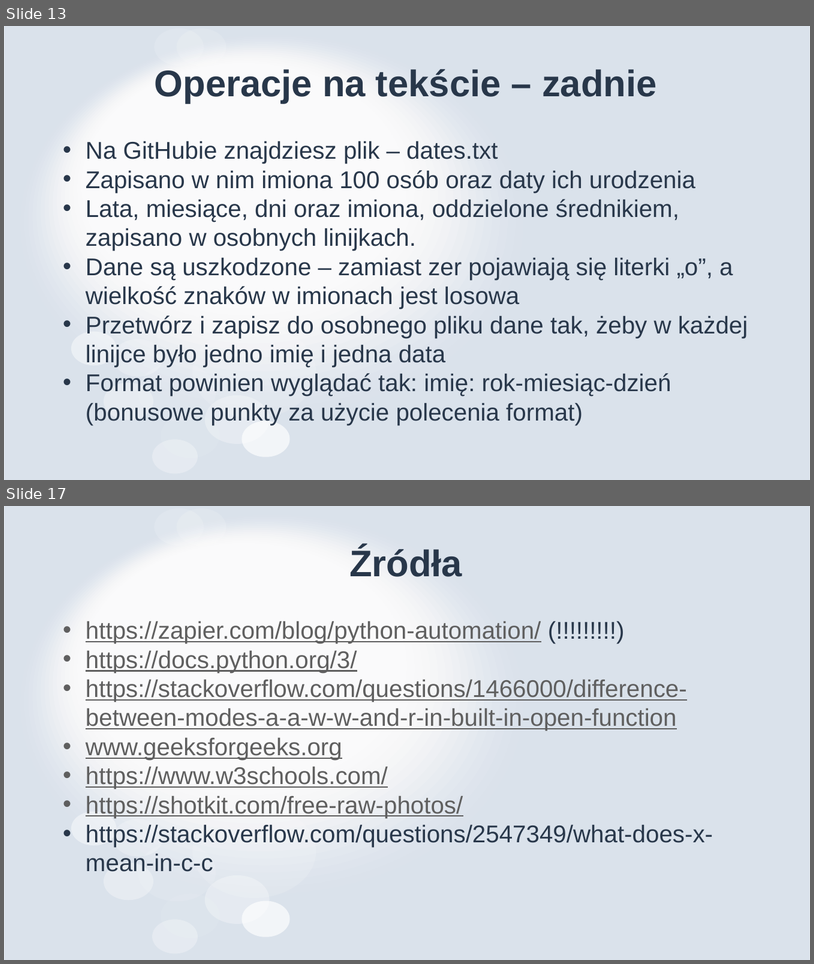
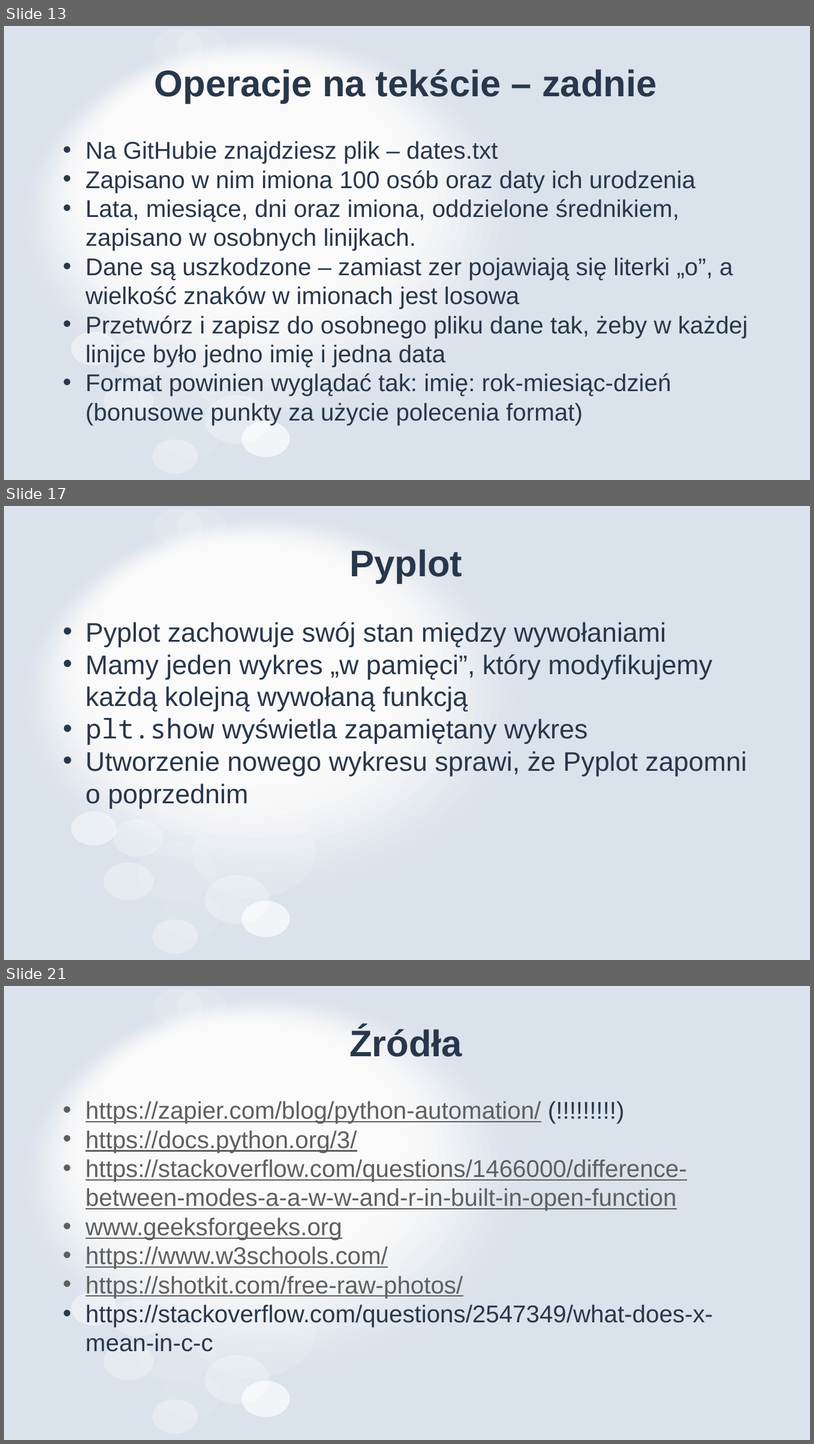
Before and after one commit to MikoStoro/ETI_Academy_python, a slide deck: EverydayPython/EverydayPython.pptx. Shown one above the other, each under a label of ours: slides 13 and 17 before the commit, slides 13, 17 and 21 after it; the slides between them are not shown. The pictures are 814x964 and 814x1444 pixels, drawn with LibreOffice and Linux fonts; fonts in the diff are those of the drawing. Boxes give left, top, right and bottom in pixels: in the first picture for what was removed or moved away, otherwise in the second. Text is boxed around its words. In the diff, an @@ line names an element or a change of style, - is before the commit and + after.

```diff
--- a/EverydayPython/EverydayPython.pptx
+++ b/EverydayPython/EverydayPython.pptx
@@ slide 17 added at [4, 506, 810, 960], background #FFFFFF; not listed: 31 template elements that a slide beside it also shows @@
@@ title added at [350, 549, 462, 583], 44 pt, text #28374A, bold @@
+Pyplot
@@ text added at [86, 622, 747, 808], 32 pt, text #28374A @@
+• Pyplot zachowuje swój stan między wywołaniami
+• Mamy jeden wykres „w pamięci”, który modyfikujemy każdą kolejną wywołaną funkcją
+• plt.show wyświetla zapamiętany wykres
+• Utworzenie nowego wykresu sprawi, że Pyplot zapomni o poprzednim
@@ what was slide 17 is now slide 21 @@
```
Also in this commit, not shown: 2 slides changed, 4 other slides added, 1 slide removed, 4 other files.
